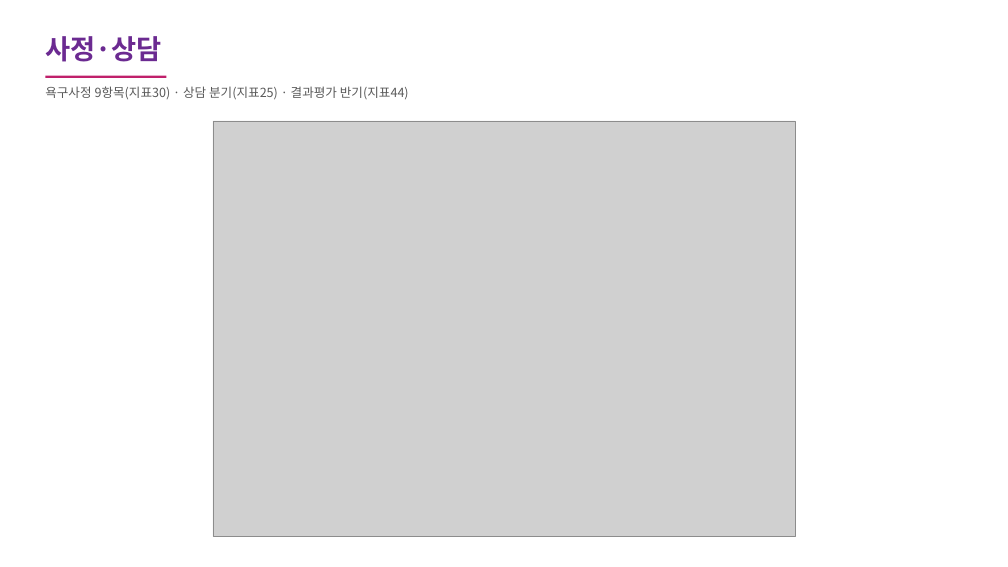
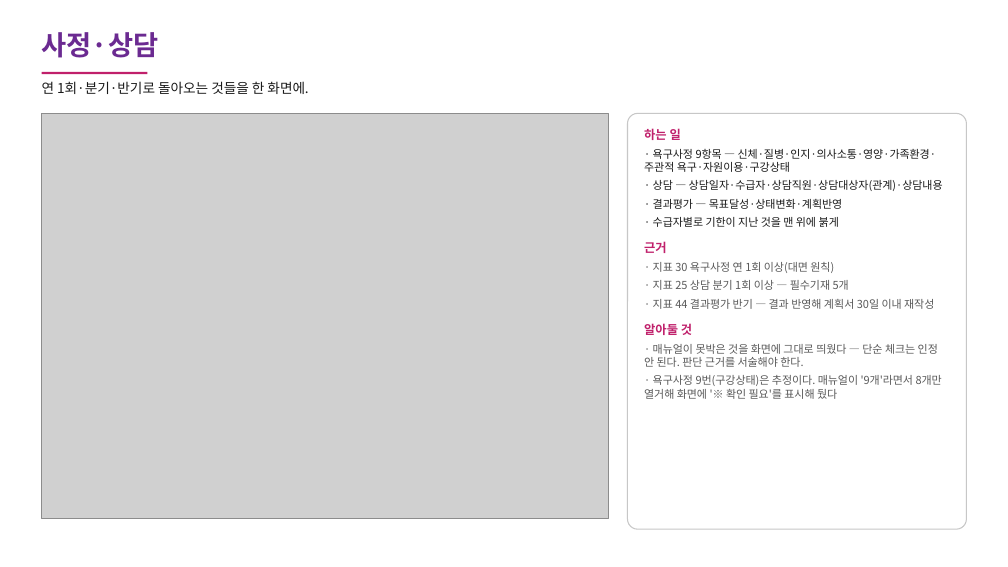
Before and after one commit to carerobot0001-pixel/carerobot-weekly-report, a slide deck: slide 6 of 요양시설스튜디오_화면기록.pptx. Drawn at 1008x567 pixels with LibreOffice and Linux fonts; fonts in the diff are those of the drawing; grey boxes stand for pictures. Boxes give left, top, right and bottom in pixels: in the first picture for what was removed or moved away, otherwise in the second. Text is boxed around its words. In the diff, an @@ line names an element or a change of style, - is before the commit and + after.

```diff
--- a/요양시설스튜디오_화면기록.pptx
+++ b/요양시설스튜디오_화면기록.pptx
@@ text "사정·상담" at bbox=[42, 32, 159, 58]: more space between paragraphs @@
@@ rectangle: place and size @@
-rectangle at bbox=[45, 76, 166, 78]
+rectangle at bbox=[42, 72, 147, 74]
@@ text at bbox=[42, 81, 308, 94]: text changed; size 12 to 13 pt; text colour #595959 to #1A1A1A @@
-욕구사정 9항목(지표30) · 상담 분기(지표25) · 결과평가 반기(지표44)
+연 1회·분기·반기로 돌아오는 것들을 한 화면에.
@@ picture: place and size @@
-picture at bbox=[213, 121, 796, 537]
+picture at bbox=[42, 113, 609, 519]
@@ rounded rectangle added at bbox=[628, 113, 966, 529], fill #FFFFFF, outline #C7C7C7 1 pt @@
@@ text added at bbox=[644, 128, 943, 399], 10.5 pt, text #595959 @@
+하는 일
+· 욕구사정 9항목 — 신체·질병·인지·의사소통·영양·가족환경· 주관적 욕구·자원이용·구강상태
+· 상담 — 상담일자·수급자·상담직원·상담대상자(관계)·상담내용
+· 결과평가 — 목표달성·상태변화·계획반영
+· 수급자별로 기한이 지난 것을 맨 위에 붉게
+근거
+· 지표 30 욕구사정 연 1회 이상(대면 원칙)
+· 지표 25 상담 분기 1회 이상 — 필수기재 5개
+· 지표 44 결과평가 반기 — 결과 반영해 계획서 30일 이내 재작성
+알아둘 것
+· 매뉴얼이 못박은 것을 화면에 그대로 띄웠다 — 단순 체크는 인정 안 된다. 판단 근거를 서술해야 한다.
+· 욕구사정 9번(구강상태)은 추정이다. 매뉴얼이 '9개'라면서 8개만 열거해 화면에 '※ 확인 필요'를 표시해 뒀다
```
Also in this commit, not shown: 15 other slides changed, 15 other files.
